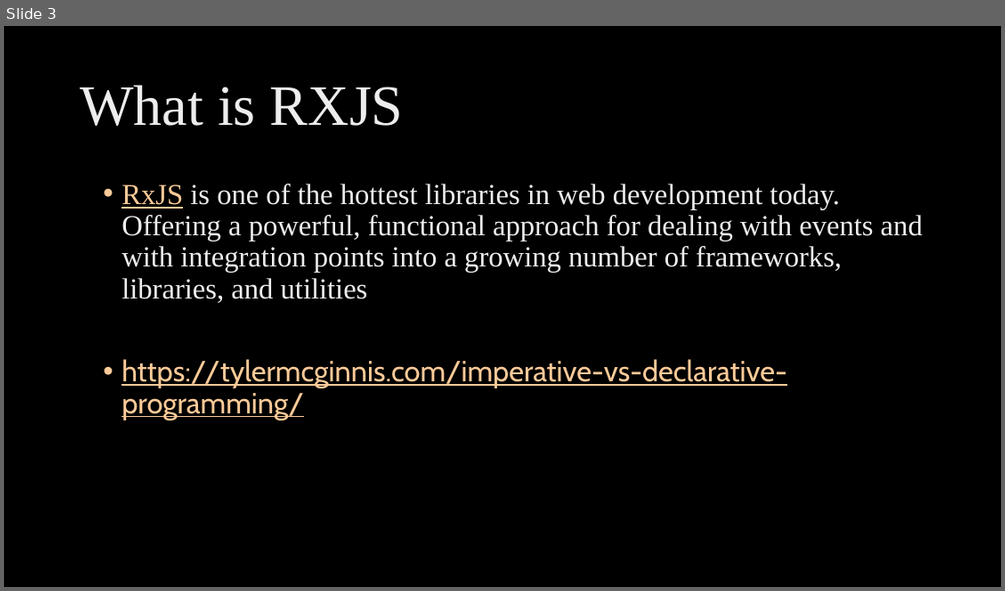
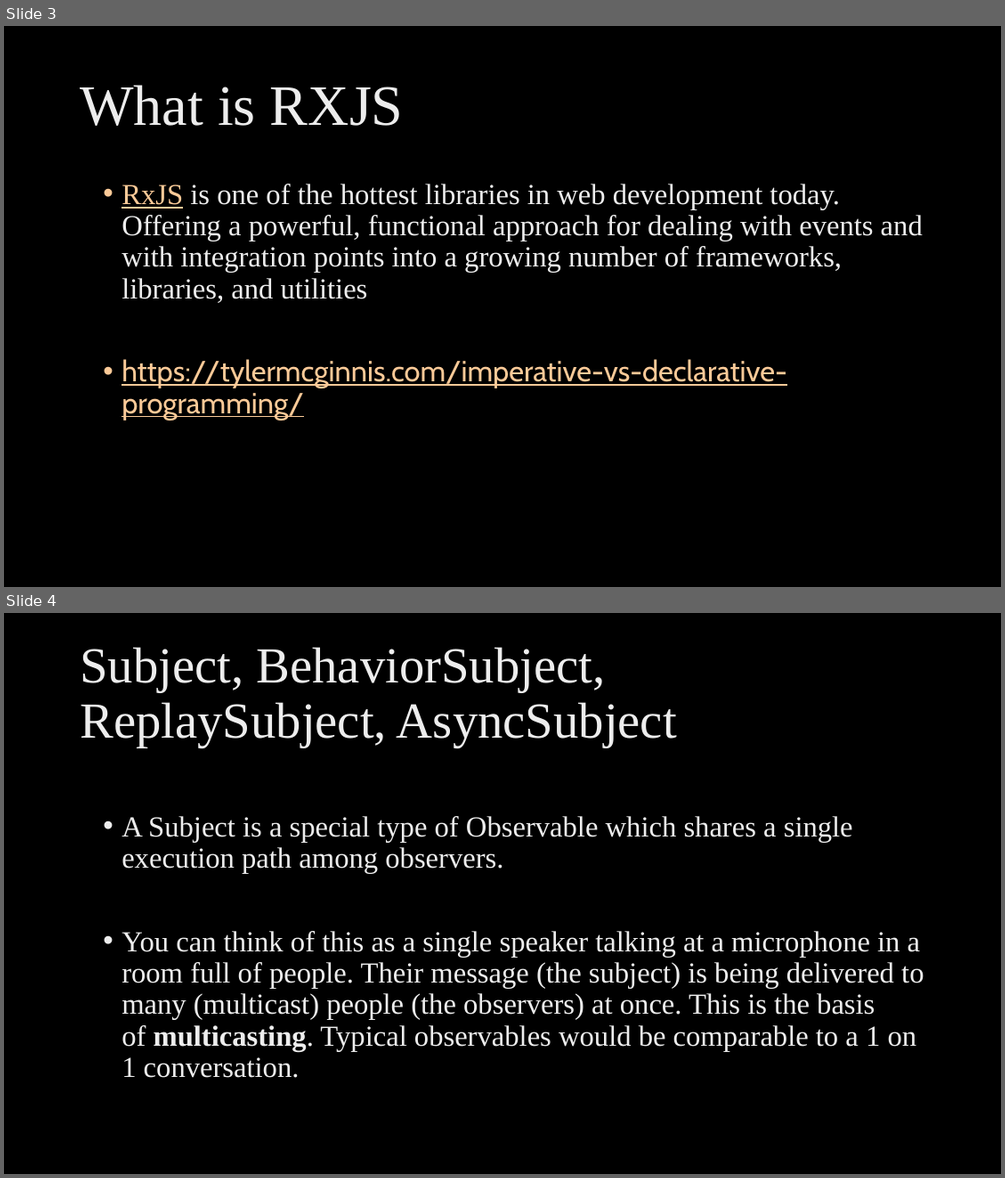
Before and after one commit to ngohungphuc/Presentation, a slide deck: RXJS Make it easy/RXJS Make it easy.pptx. Shown one above the other, each under a label of ours: slide 3 before the commit, slides 3 and 4 after it. The pictures are 1005x591 and 1005x1178 pixels, drawn with LibreOffice and Linux fonts; fonts in the diff are those of the drawing; background and template pictures are left out. Boxes give left, top, right and bottom in pixels: in the first picture for what was removed or moved away, otherwise in the second. Text is boxed around its words. In the diff, an @@ line names an element or a change of style, - is before the commit and + after.

Commit message:
update

```diff
--- a/RXJS Make it easy/RXJS Make it easy.pptx
+++ b/RXJS Make it easy/RXJS Make it easy.pptx
@@ slide 4 added at (x1=4, y1=613, x2=1001, y2=1174), background picture (left out) @@
@@ title added at (x1=80, y1=647, x2=677, y2=747), 48.6 pt, text gradient #BFBFBF to #EDEDED to #FFFFFF @@
+Subject, BehaviorSubject, ReplaySubject, AsyncSubject
@@ text added at (x1=121, y1=816, x2=923, y2=1078), 28 pt, text gradient #BFBFBF to #EDEDED to #FFFFFF @@
+• A Subject is a special type of Observable which shares a single execution path among observers.
+• You can think of this as a single speaker talking at a microphone in a room full of people. Their message (the subject) is being delivered to many (multicast) people (the observers) at once. This is the basis of multicasting. Typical observables would be comparable to a 1 on 1 conversation.
```
Also in this commit, not shown: 1 other slide added.
